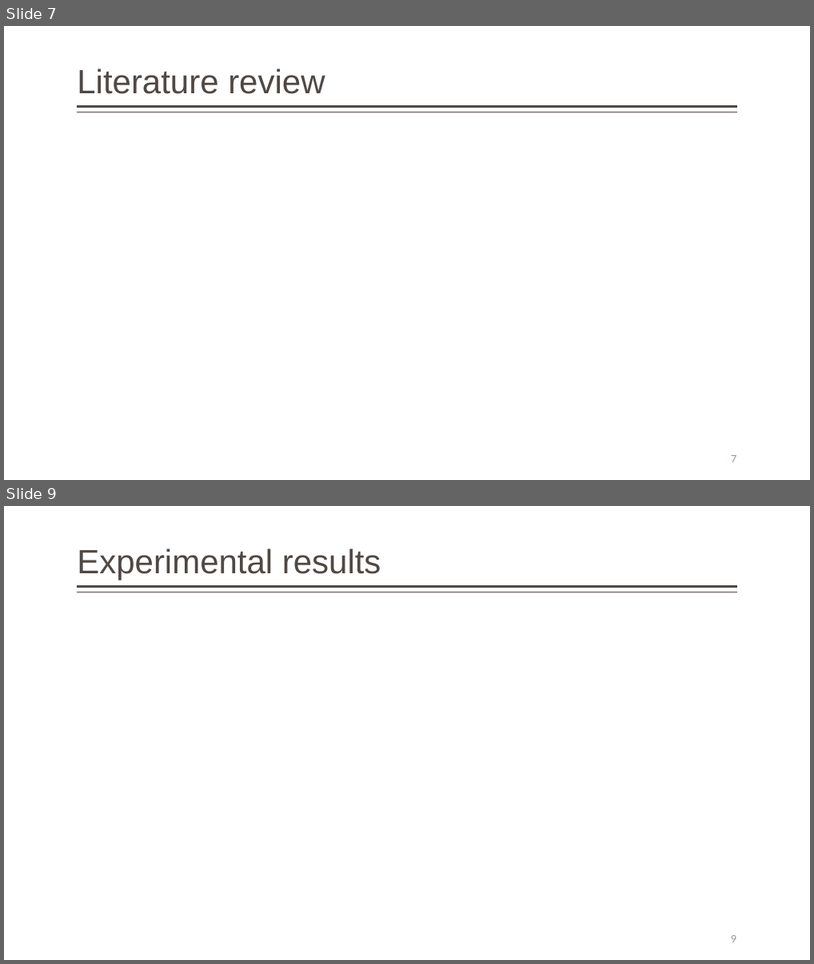
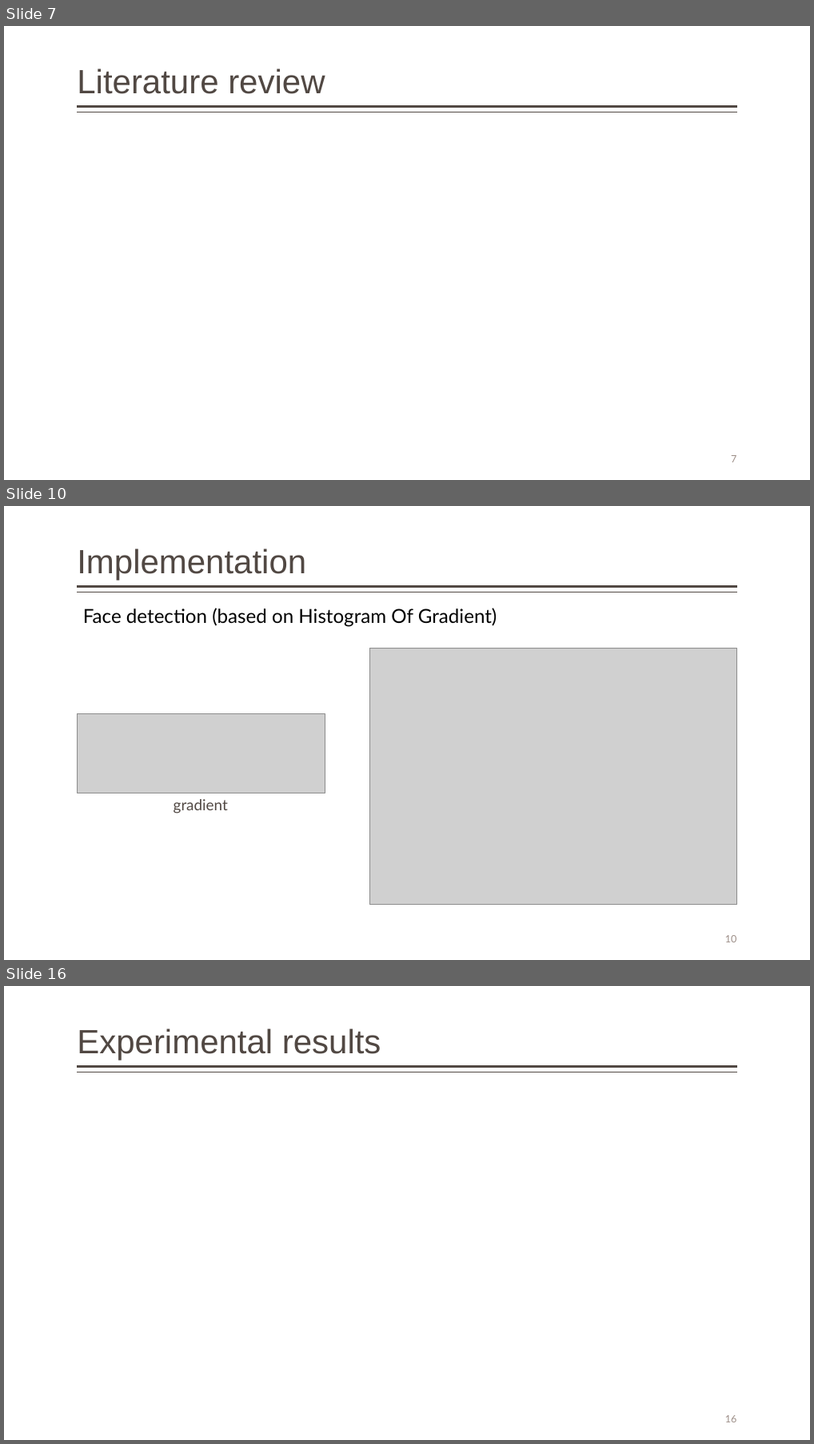
Before and after one commit to Gitworkarboy/Face-Attendance-System, a slide deck: presentation/face-attendance-2018.pptx. Shown one above the other, each under a label of ours: slides 7 and 9 before the commit, slides 7, 10 and 16 after it; the slides between them are not shown. The pictures are 814x964 and 814x1444 pixels, drawn with LibreOffice and Linux fonts; fonts in the diff are those of the drawing; grey boxes stand for pictures. Boxes give left, top, right and bottom in pixels: in the first picture for what was removed or moved away, otherwise in the second. Text is boxed around its words. In the diff, an @@ line names an element or a change of style, - is before the commit and + after.

```diff
--- a/presentation/face-attendance-2018.pptx
+++ b/presentation/face-attendance-2018.pptx
@@ slide 10 added at (4,506,810,960), background #FFFFFF; not listed: 2 template elements that a slide beside it also shows @@
@@ title added at (77,548,306,580), 40 pt, text #514843 @@
+Implementation
@@ text added at (83,608,498,627), 23 pt, text #000000 @@
+Face detection (based on Histogram Of Gradient)
@@ picture added at (370,648,738,904) @@
@@ picture added at (77,713,326,792) @@
@@ text added at (174,799,228,813), 18 pt, text #514843 @@
+gradient
@@ page number added at (726,935,738,942), 12 pt, text #9D8F88 @@
+10
@@ what was slide 9 is now slide 16 @@
@@ page number at (726,1415,738,1422): text changed @@
-9
+16
```
Also in this commit, not shown: 2 slides changed, 8 other slides added, 1 slide removed, 8 other files.
